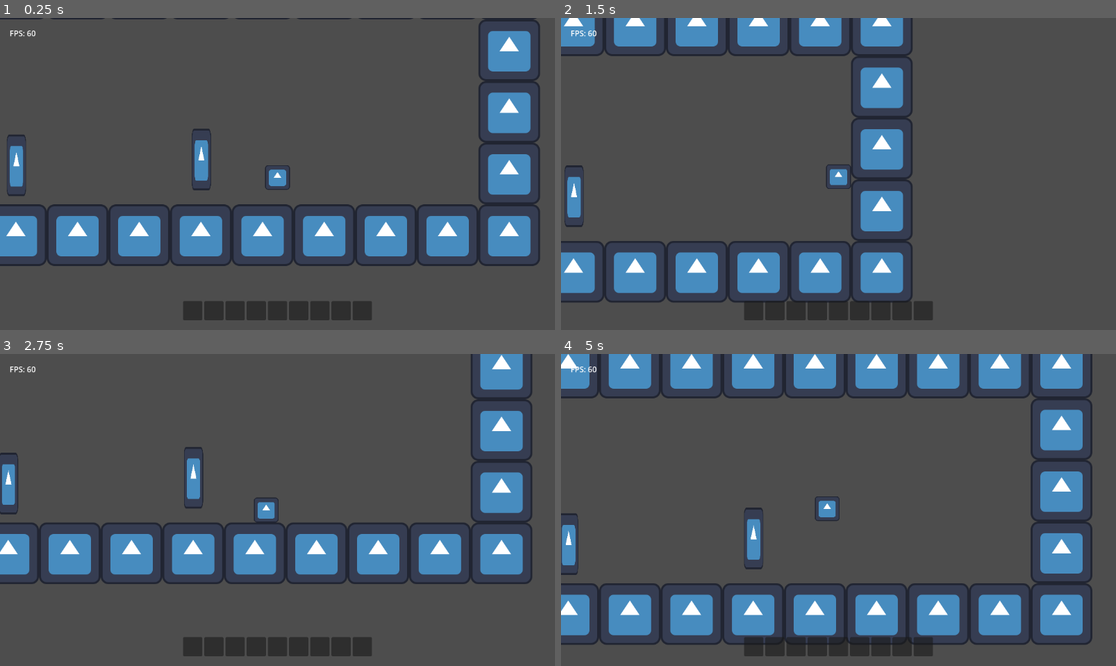
Above: before the commit, frames 1-4 (two rows, left to right).
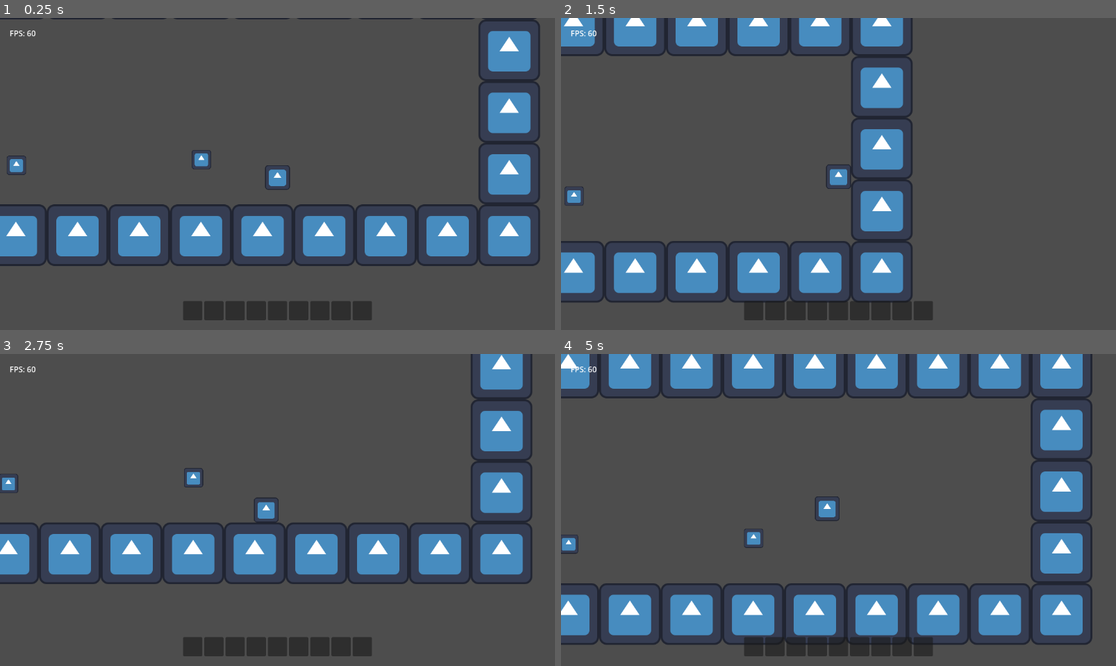
Above: after the commit, the same moments.

Repository: TheHumanMRP/RPG-Life-Tracker
Game: Godot game, scene res://Folders/Systems/Main/Scenes/main_scene.tscn
The game is run twice, just before and just after one commit, with the same random seed, the same clock (stepped at 60 frames per second) and the same inputs. The engine's default icon, where the game draws it, is replaced by a stand-in: a white triangle on a blue panel in a dark square.
Inputs:
- Up to frame 1 (0.25 s): no input
- Up to frame 2 (1.5 s): hold D (move_right) from 0.53 s (still down); tap Space (jump) at 0.77 s
- Up to frame 3 (2.75 s): tap Space (jump) at 1.52 s; release D (move_right) at 2.03 s; hold A (move_left) from 2.03 s (still down)
- Up to frame 4 (5 s): release A (move_left) at 2.78 s; hold D (move_right) 2.78-4.28 s; tap Space (jump) at 3.02, 3.77, 4.52 s; hold A (move_left) from 4.28 s (still down)

The runs differ from the first frame. In frame 1, 0.6% of the frame differs, in the area x 1-39%, y 35-58%; in frame 2, 0.3%; in frame 3, 0.6%; in frame 4, 0.6%.

Commit message:
Auto commit at 2026-06-24 16:50:19

Diff:
--- a/Folders/Systems/Platformer_Components/Scenes/checkpoint.tscn
+++ b/Folders/Systems/Platformer_Components/Scenes/checkpoint.tscn
@@ -4,7 +4,7 @@
 [ext_resource type="Texture2D" uid="uid://bqulutjwvblw" path="res://Folders/Assets/icon.svg" id="2_svqtu"]
 
 [sub_resource type="RectangleShape2D" id="RectangleShape2D_ymm8q"]
-size = Vector2(40, 128)
+size = Vector2(40, 38)
 
 [node name="Checkpoint" type="Area2D" unique_id=460687773]
 script = ExtResource("1_4xoye")
@@ -13,7 +13,7 @@
 shape = SubResource("RectangleShape2D_ymm8q")
 
 [node name="Sprite2D" type="Sprite2D" parent="." unique_id=181682281]
-scale = Vector2(0.3125, 1)
+scale = Vector2(0.3125, 0.3125)
 texture = ExtResource("2_svqtu")
 
 [connection signal="body_entered" from="." to="." method="_on_body_entered"]
